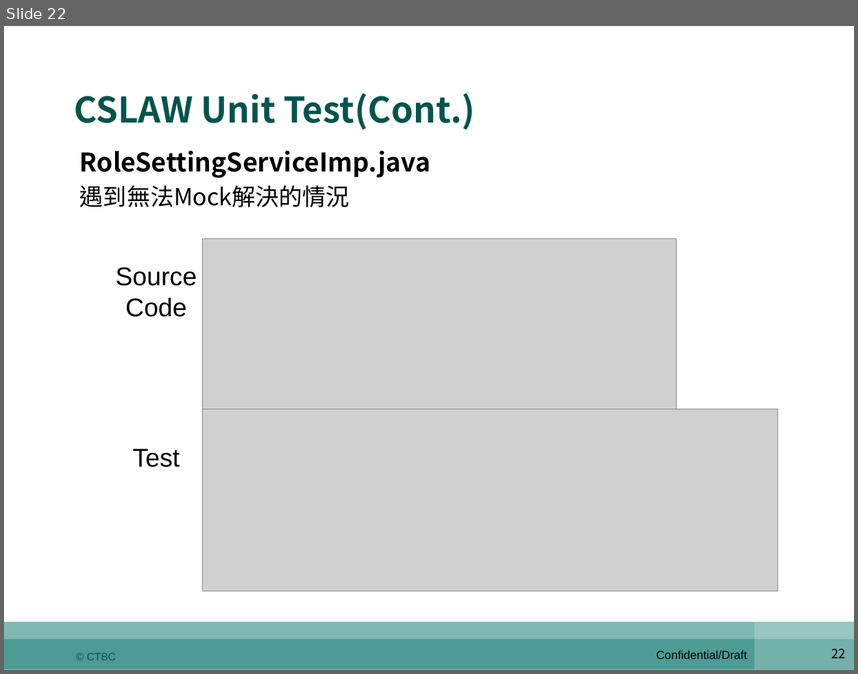
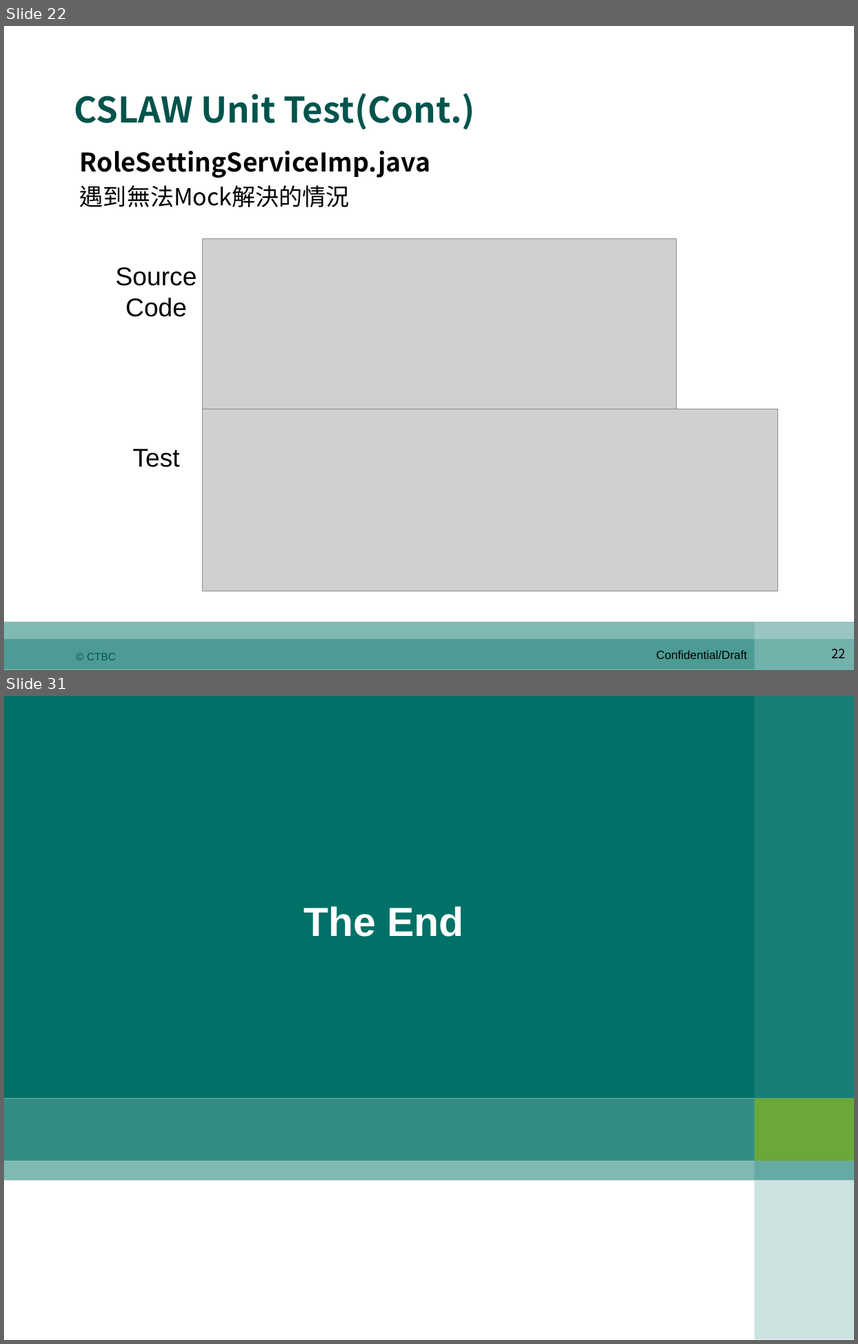
Before and after one commit to shaven105/duh, a slide deck: QQ2.pptx. Shown one above the other, each under a label of ours: slide 22 before the commit, slides 22 and 31 after it; the slides between them are not shown. The pictures are 858x674 and 858x1344 pixels, drawn with LibreOffice and Linux fonts; fonts in the diff are those of the drawing; grey boxes stand for pictures; background and template pictures are left out. Boxes give left, top, right and bottom in pixels: in the first picture for what was removed or moved away, otherwise in the second. Text is boxed around its words. In the diff, an @@ line names an element or a change of style, - is before the commit and + after.

```diff
--- a/QQ2.pptx
+++ b/QQ2.pptx
@@ slide 31 added at [4, 696, 854, 1340], background #FFFFFF @@
@@ rectangle added at [4, 696, 854, 1099], fill #007167 @@
@@ rectangle added at [755, 696, 854, 1099], fill #197F76 @@
@@ title added at [304, 906, 464, 937], 38 pt, text #FFFFFF, bold @@
+The End
@@ rectangle added at [4, 1099, 854, 1162], fill #338D85 @@
@@ rectangle added at [755, 1099, 854, 1162], fill #6AA83A @@
@@ rectangle added at [4, 1162, 854, 1181], fill #80B8B3 @@
@@ rectangle added at [755, 1162, 854, 1181], fill #66AAA4 @@
@@ rectangle added at [755, 1181, 854, 1340], fill #CCE3E1 @@
```
Also in this commit, not shown: 6 slides changed, 3 other slides added, 15 slides removed, 3 other files.
